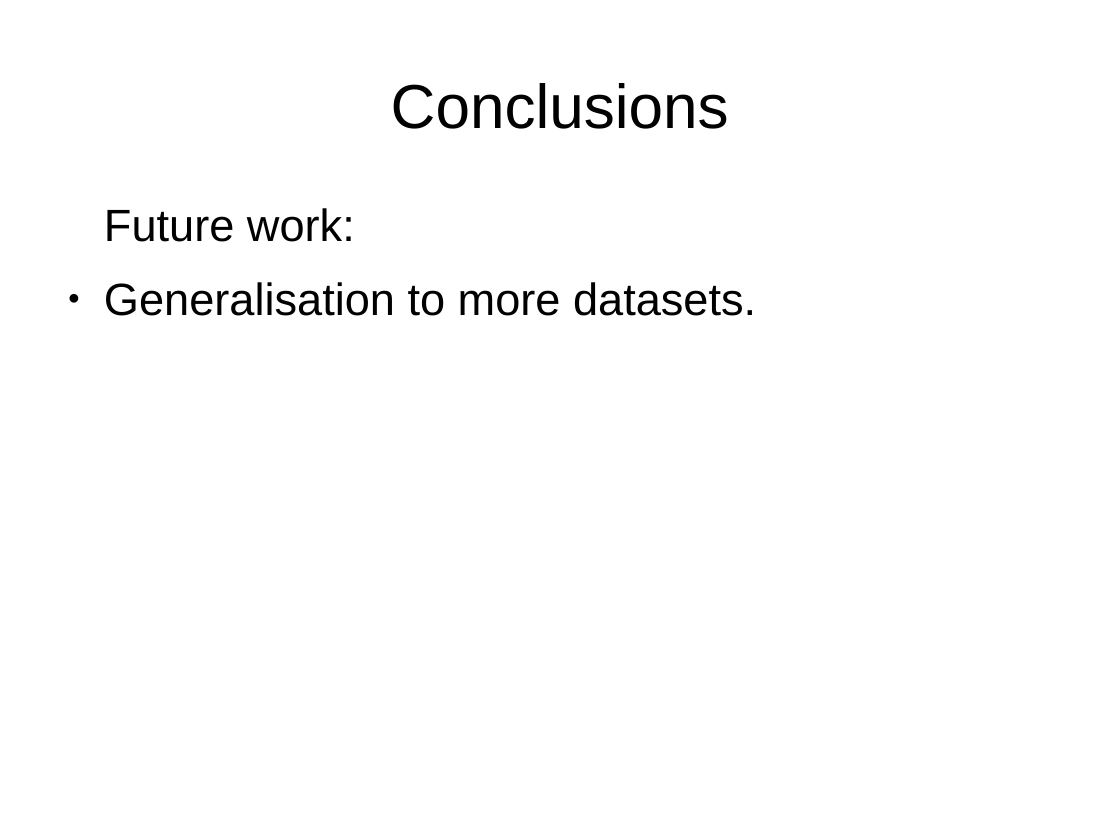
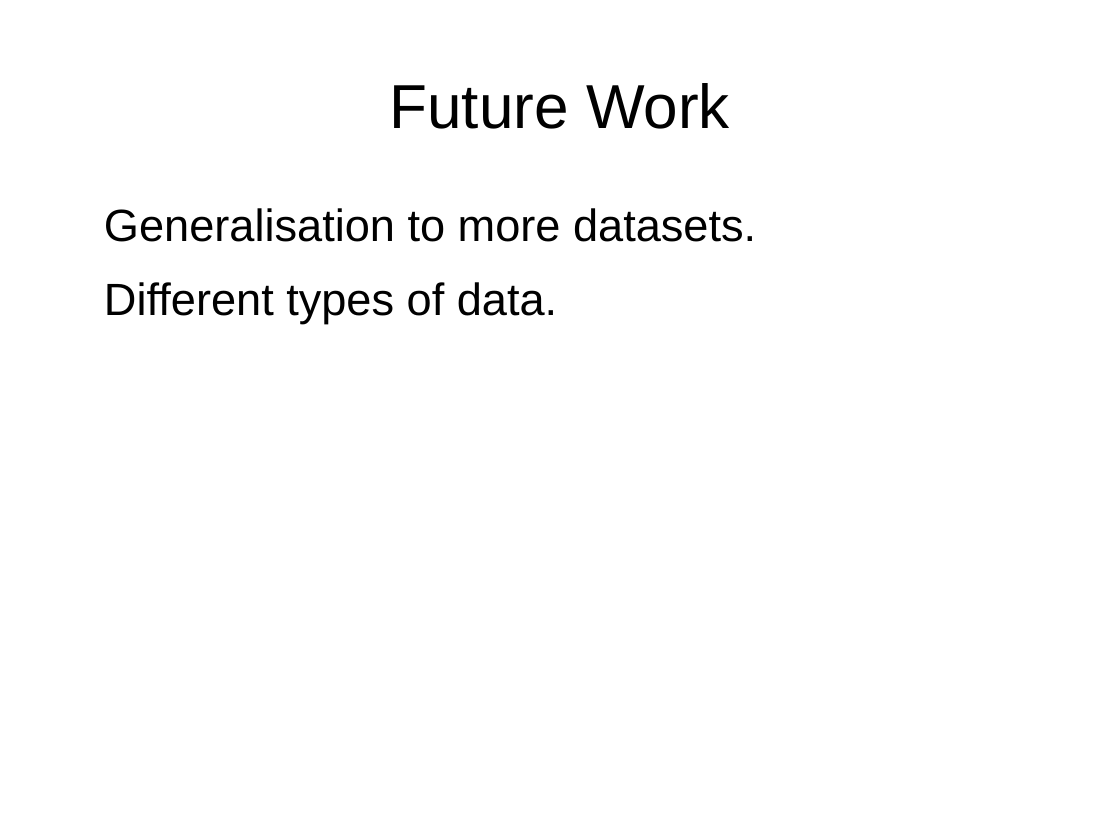
Before and after one commit to Sekvens/MachineLearning, a slide deck: slide 11 of project/presentation/presentation.odp. Drawn at 1120x840 pixels with LibreOffice and Linux fonts; fonts in the diff are those of the drawing. Boxes give left, top, right and bottom in pixels: in the first picture for what was removed or moved away, otherwise in the second. Text is boxed around its words. In the diff, an @@ line names an element or a change of style, - is before the commit and + after.

Commit message:
Changed last conclusion to future work.

```diff
--- a/project/presentation/presentation.odp
+++ b/project/presentation/presentation.odp
@@ title at <box>390,83,730,129</box>: text changed @@
-Conclusions
+Future Work
@@ text at <box>104,208,355,242</box>: paragraph removed @@
-Future work:
@@ text at <box>104,208,756,242</box>: bullet ● to none @@
@@ text at <box>104,282,557,324</box>: paragraph added @@
+Different types of data.
```
